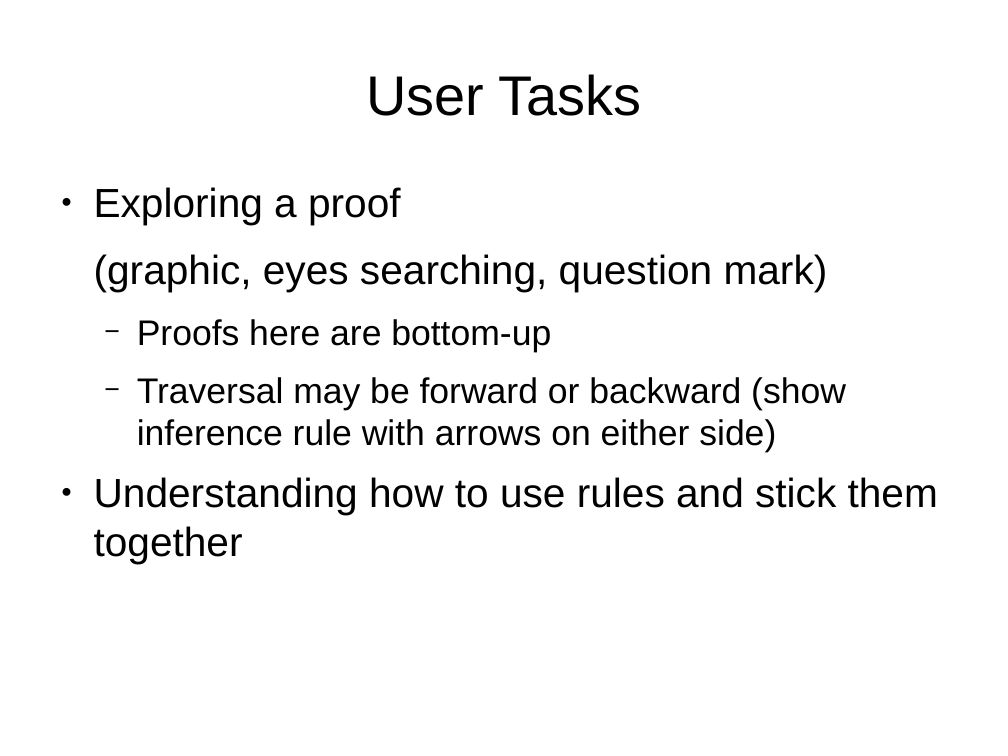
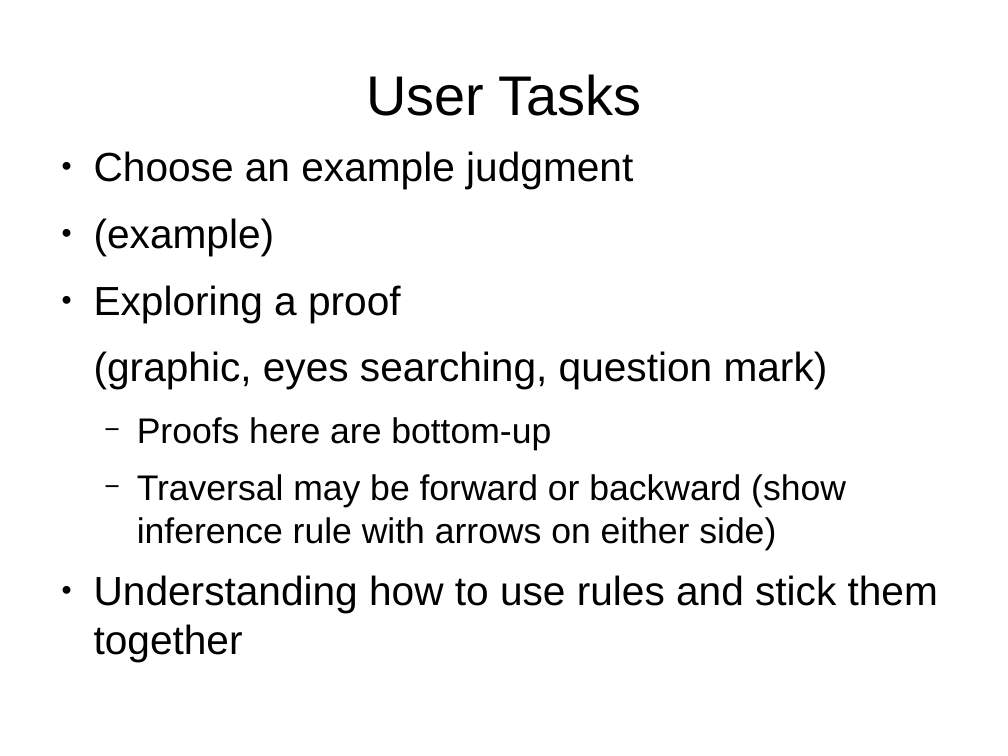
Before and after one commit to seachel/Treehehe, a slide deck: slide 3 of Presentation/VA_presentation.odp. Drawn at 1008x756 pixels with LibreOffice and Linux fonts; fonts in the diff are those of the drawing. Boxes give left, top, right and bottom in pixels: in the first picture for what was removed or moved away, otherwise in the second. Text is boxed around its words. In the diff, an @@ line names an element or a change of style, - is before the commit and + after.

Commit message:
Work on presentation: application domain, user tasks, and design sketches.

```diff
--- a/Presentation/VA_presentation.odp
+++ b/Presentation/VA_presentation.odp
@@ text "Choose an example judgment" moved from (x1=94, y1=187, x2=938, y2=564) to (x1=94, y1=151, x2=938, y2=661) @@
@@ text at (x1=94, y1=151, x2=633, y2=256): paragraphs added @@
+● Choose an example judgment
+● (example)
```
Also in this commit, not shown: 2 other slides changed.
